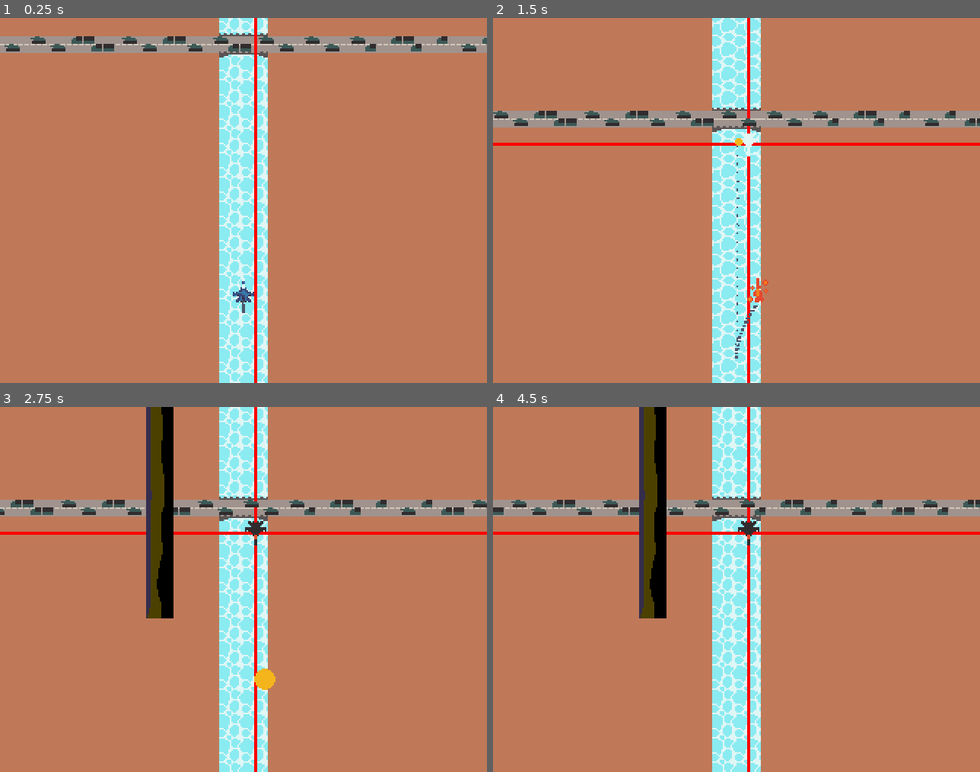
Above: before the commit, frames 1-4 (two rows, left to right).
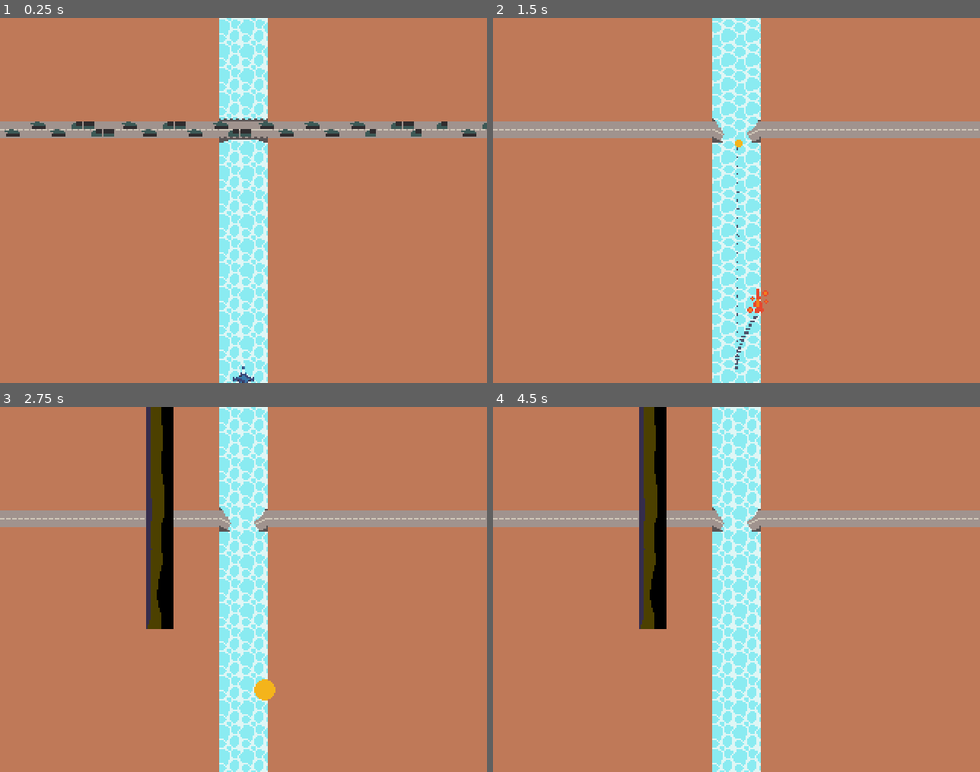
Above: after the commit, the same moments.

Repository: Vanawy/river-raid-godot
Game: Godot game, scene res://main.tscn
The game is run twice, just before and just after one commit, with the same random seed, the same clock (stepped at 60 frames per second) and the same inputs.
Inputs:
- Up to frame 1 (0.25 s): no input
- Up to frame 2 (1.5 s): hold D (move_right) 0.53-1.28 s; tap Space (player_fire) at 0.6, 1.35 s; hold S (move_down) from 1.28 s (still down)
- Up to frame 3 (2.75 s): release S (move_down) at 2.03 s; hold D (move_right) from 2.03 s (still down); tap Space (player_fire) at 2.1 s
- Up to frame 4 (4.5 s): release D (move_right) at 2.78 s; hold Up (move_up) 2.78-3.53 s; tap Space (player_fire) at 2.85, 3.6, 4.35 s; hold Left (move_left) from 3.53 s (still down)

The runs differ from the first frame. In frame 1, 14% of the frame differs, in the area x 0-100%, y 0-100%; in frame 2, 11%; in frame 3, 11%; in frame 4, 11%.

Commit message:
Rocket lock

Diff:
--- a/enemies/AntiAirRocketLauncher.gd
+++ b/enemies/AntiAirRocketLauncher.gd
@@ -4,16 +4,25 @@
 
 @onready var rocket_tscn: PackedScene = preload("res://enemies/rocket.tscn")
 
+@onready var lock: AnimatedSprite2D = $lock
+
+@onready var current_target: Node2D = null;
+
 func _ready() -> void:
 	detection_area.body_entered.connect(target_detected)
+	lock.visible = false
 
 func target_detected(target : Node2D) -> void:
 	if not target is Jet:
 		return
 	print("target detected")
-	await get_tree().create_timer(0.2).timeout
+	current_target = target
+	lock.visible = true
+	lock.play()
+	await lock.animation_finished
 	print("launch rocket")
 	launch_rocket(target)
+	lock.visible = false
 
 func launch_rocket(target : Jet) -> void:
 	var new_rocket: EnemyRocket = rocket_tscn.instantiate()
@@ -21,3 +30,8 @@
 	new_rocket.set_target(target)
 	new_rocket.global_position = global_position
 	new_rocket.global_rotation = -PI/2
+
+func _physics_process(_delta: float) -> void:
+	if current_target == null:
+		return
+	lock.global_position = current_target.global_position
--- a/enemies/EnemySpawner.gd
+++ b/enemies/EnemySpawner.gd
@@ -20,7 +20,7 @@
 		var enemy: EnemyJet = enemy_jet_scene.instantiate()
 		enemy.position = pos
 		enemy.rotate(PI)
-		level.add_child(enemy)
+		level.add_child.call_deferred(enemy)
 
 
 		print("enemy spawned at " + str(enemy.global_position.x) + ", " + str(enemy.global_position.y))
--- a/enemies/anti_air_rocket_launcher.tscn
+++ b/enemies/anti_air_rocket_launcher.tscn
@@ -1,6 +1,54 @@
-[gd_scene load_steps=2 format=3 uid="uid://nejnlh1fk42n"]
+[gd_scene load_steps=9 format=3 uid="uid://nejnlh1fk42n"]
 
 [ext_resource type="Script" path="res://enemies/AntiAirRocketLauncher.gd" id="1_vvcy7"]
+[ext_resource type="Texture2D" uid="uid://bvp1qd8sy7sc" path="res://enemies/boat/enemy_lock-Sheet.png" id="2_25wcc"]
+
+[sub_resource type="AtlasTexture" id="AtlasTexture_d3m4s"]
+atlas = ExtResource("2_25wcc")
+region = Rect2(0, 0, 32, 16)
+
+[sub_resource type="AtlasTexture" id="AtlasTexture_brmpi"]
+atlas = ExtResource("2_25wcc")
+region = Rect2(32, 0, 32, 16)
+
+[sub_resource type="AtlasTexture" id="AtlasTexture_4tx54"]
+atlas = ExtResource("2_25wcc")
+region = Rect2(64, 0, 32, 16)
+
+[sub_resource type="AtlasTexture" id="AtlasTexture_tpcnx"]
+atlas = ExtResource("2_25wcc")
+region = Rect2(96, 0, 32, 16)
+
+[sub_resource type="AtlasTexture" id="AtlasTexture_vikek"]
+atlas = ExtResource("2_25wcc")
+region = Rect2(128, 0, 32, 16)
+
+[sub_resource type="SpriteFrames" id="SpriteFrames_q4onu"]
+animations = [{
+"frames": [{
+"duration": 1.0,
+"texture": SubResource("AtlasTexture_d3m4s")
+}, {
+"duration": 1.0,
+"texture": SubResource("AtlasTexture_brmpi")
+}, {
+"duration": 1.0,
+"texture": SubResource("AtlasTexture_4tx54")
+}, {
+"duration": 1.0,
+"texture": SubResource("AtlasTexture_tpcnx")
+}, {
+"duration": 1.0,
+"texture": SubResource("AtlasTexture_vikek")
+}],
+"loop": false,
+"name": &"default",
+"speed": 10.0
+}]
 
 [node name="AntiAirRocketLauncher" type="Node2D"]
 script = ExtResource("1_vvcy7")
+
+[node name="lock" type="AnimatedSprite2D" parent="."]
+sprite_frames = SubResource("SpriteFrames_q4onu")
+offset = Vector2(8, 0)
--- /dev/null
+++ b/enemies/boat/boat.tscn
@@ -0,0 +1,25 @@
+[gd_scene load_steps=5 format=3 uid="uid://bbby63pyldyiu"]
+
+[ext_resource type="Script" path="res://enemy.gd" id="1_up0hr"]
+[ext_resource type="Texture2D" uid="uid://jesxgryyxtja" path="res://boat-medium.png" id="2_dk1wf"]
+[ext_resource type="PackedScene" uid="uid://c0wfkm054sx6r" path="res://enemies/pantsir.tscn" id="3_eqp66"]
+
+[sub_resource type="RectangleShape2D" id="RectangleShape2D_g61iu"]
+size = Vector2(28.835, 10)
+
+[node name="Boat" type="AnimatableBody2D"]
+collision_layer = 2
+collision_mask = 512
+sync_to_physics = false
+script = ExtResource("1_up0hr")
+
+[node name="Boat-medium" type="Sprite2D" parent="."]
+texture = ExtResource("2_dk1wf")
+
+[node name="pantsir" parent="Boat-medium" instance=ExtResource("3_eqp66")]
+position = Vector2(5, 0)
+frame_progress = 0.0580407
+
+[node name="CollisionShape2D" type="CollisionShape2D" parent="."]
+position = Vector2(-0.417496, 0)
+shape = SubResource("RectangleShape2D_g61iu")
--- a/enemies/enemy_rocket.gd
+++ b/enemies/enemy_rocket.gd
@@ -57,7 +57,7 @@
 
 	await explosion.animation_finished
 	await get_tree().create_timer(2).timeout
-	queue_free()
+	queue_free.call_deferred()
 
 func set_target(new_target : Node2D) -> void:
 	target = new_target
--- a/jet/jet.tscn
+++ b/jet/jet.tscn
@@ -40,13 +40,13 @@
 size = Vector2(42, 50)
 
 [sub_resource type="CircleShape2D" id="CircleShape2D_1q7eu"]
-radius = 5.0
+radius = 2.0
 
 [node name="Jet" type="AnimatableBody2D"]
 z_index = 100
 position = Vector2(160, 96)
 collision_layer = 256
-collision_mask = 13
+collision_mask = 5
 script = ExtResource("1_tmj2b")
 _flares_count = null
 
--- a/level.gd
+++ b/level.gd
@@ -93,7 +93,7 @@
 		var displacement := displacement_n * grid_size.x
 
 		var min_width := 2
-		var max_width := 6
+		var max_width := 8
 		var width := min_width \
 			+ absf(width_noise.get_noise_1d(y)) * c \
 			* (max_width - min_width)
--- a/main.tscn
+++ b/main.tscn
@@ -1,15 +1,9 @@
-[gd_scene load_steps=9 format=3 uid="uid://byl36k88mr2i1"]
+[gd_scene load_steps=5 format=3 uid="uid://byl36k88mr2i1"]
 
 [ext_resource type="PackedScene" uid="uid://chvnmx1w7aeo4" path="res://jet/jet.tscn" id="1_x0prs"]
 [ext_resource type="PackedScene" uid="uid://c00tkgqhnwlyi" path="res://level_manager.tscn" id="3_2107l"]
+[ext_resource type="PackedScene" uid="uid://bbby63pyldyiu" path="res://enemies/boat/boat.tscn" id="4_g4jv0"]
 [ext_resource type="TileSet" uid="uid://dw3ktkni1qm1w" path="res://tileset.tres" id="6_ofgak"]
-[ext_resource type="PackedScene" uid="uid://c0wfkm054sx6r" path="res://enemies/pantsir.tscn" id="7_1big6"]
-[ext_resource type="Texture2D" uid="uid://jesxgryyxtja" path="res://boat-medium.png" id="7_a7gyg"]
-[ext_resource type="Script" path="res://enemy.gd" id="7_puojd"]
-[ext_resource type="PackedScene" uid="uid://b0uxsl72q6fgj" path="res://enemies/jet/enemy_jet.tscn" id="7_w83ht"]
-
-[sub_resource type="RectangleShape2D" id="RectangleShape2D_g61iu"]
-size = Vector2(28.835, 10)
 
 [node name="Main" type="Node2D"]
 
@@ -27,6 +21,7 @@
 position = Vector2(160, 193)
 limit_left = 0
 limit_right = 320
+limit_bottom = 250
 
 [node name="ParallaxBackground" type="ParallaxBackground" parent="."]
 
@@ -47,24 +42,5 @@
 format = 2
 layer_0/tile_data = PackedInt32Array(65536, 196608, 2, 131072, 196608, 2, 196608, 196608, 2, 262144, 196608, 2, 327680, …(6730 unchanged characters)…
 
-[node name="Boat" type="AnimatableBody2D" parent="."]
-position = Vector2(160, -504)
-collision_layer = 2
-collision_mask = 512
-sync_to_physics = false
-script = ExtResource("7_puojd")
-
-[node name="Boat-medium" type="Sprite2D" parent="Boat"]
-texture = ExtResource("7_a7gyg")
-
-[node name="pantsir" parent="Boat/Boat-medium" instance=ExtResource("7_1big6")]
-position = Vector2(5, 0)
-frame_progress = 0.0580407
-
-[node name="CollisionShape2D" type="CollisionShape2D" parent="Boat"]
-position = Vector2(-0.417496, 0)
-shape = SubResource("RectangleShape2D_g61iu")
-
-[node name="Jet2" parent="." instance=ExtResource("7_w83ht")]
-position = Vector2(168, 16)
-rotation = 3.14159
+[node name="Boat" parent="." instance=ExtResource("4_g4jv0")]
+position = Vector2(160, -160)
Binary file added: enemies/boat/enemy_lock-Sheet.png
Not shown, added: enemies/boat/enemy_lock-Sheet.png.import
Binary file added: enemies/boat/enemy_lock.aseprite
Not shown, added: TODO
